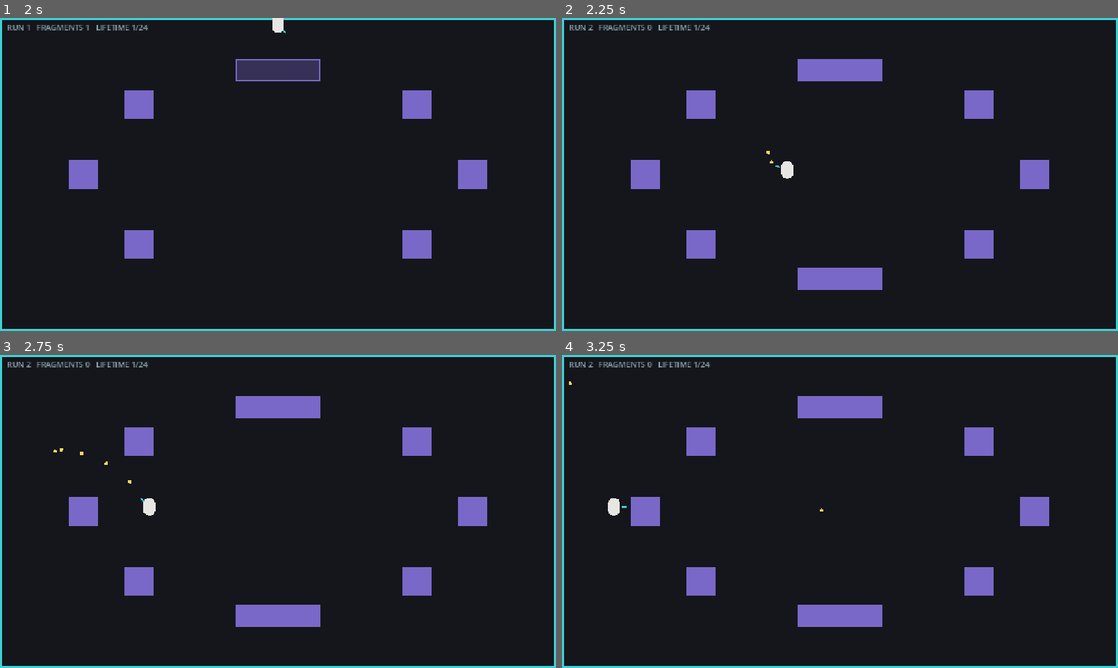
Above: before the commit, frames 1-4 (two rows, left to right).
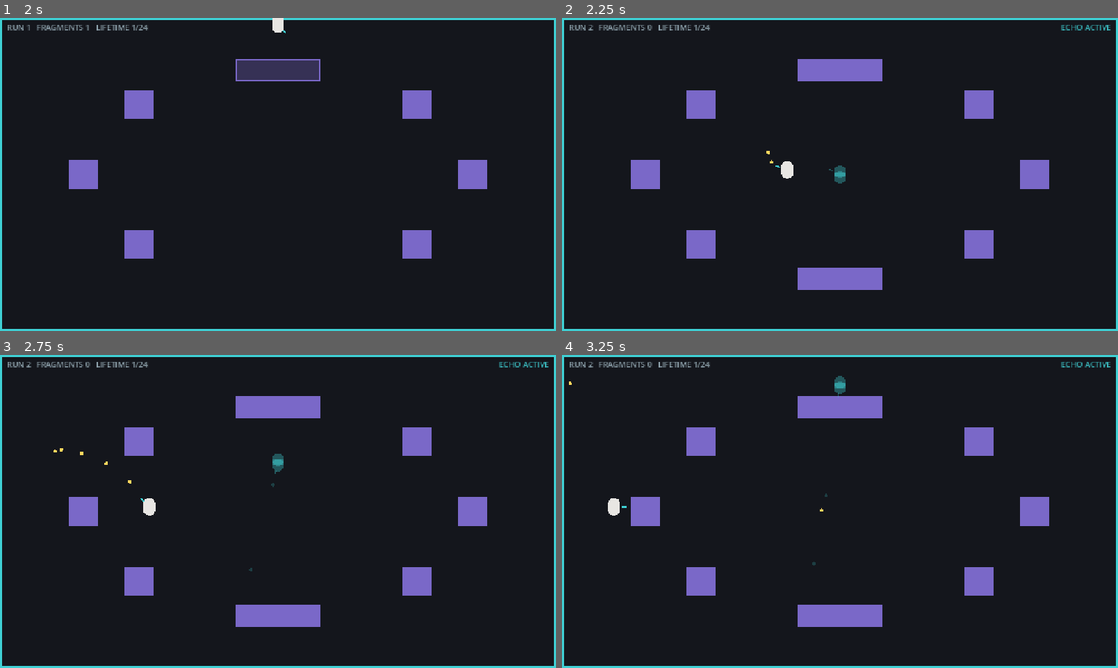
Above: after the commit, the same moments.

Repository: minghuig/echoes-of-tomorrow
Game: Godot game, scene res://view/main.tscn
The game is run twice, just before and just after one commit, with the same random seed, the same clock (stepped at 60 frames per second) and the same inputs.
Inputs (mouse positions are in pixels of both pictures, inside the frame that each line leads up to):
- Up to frame 1 (2 s): tap Enter at 0.5 s; move the mouse to (250, 237) at 0.52 s; press the mouse at (250, 237) at 0.53 s; hold W (move_up) from 0.53 s (still down); tap Space (dodge) at 0.6, 1.55 s; move the mouse to (444, 221) at 1.27 s; release the mouse at (444, 221) at 1.28 s; click (444, 221) at 1.35 s
- Up to frame 2 (2.25 s): tap R (reset) at 2 s; move the mouse to (673, 127) at 2.02 s; release W (move_up) at 2.03 s; press the mouse at (673, 127) at 2.03 s; hold A (move_left) from 2.03 s (still down); tap Space (dodge) at 2.1 s
- Up to frame 3 (2.75 s): keep holding A (move_left)
- Up to frame 4 (3.25 s): keep holding A (move_left); move the mouse to (867, 511) at 2.77 s; release the mouse at (867, 511) at 2.78 s; click (867, 511) at 2.85 s; tap Space (dodge) at 3.05 s

Frame 1 is identical in both runs. In frame 2, 0.2% of the frame differs, in the area x 48-99%, y 2-53%; in frame 3, 0.2%, in the area x 44-99%, y 2-70%; in frame 4, 0.2%.

Commit message:
feat: M3 ghost replay — previous run echoes alongside live play
The architecture gate: each run already records (seed, command_log);
now _start_run() spins up a second SimCore seeded from the previous
run's record and steps it one recorded command per live tick. The echo
renders as a translucent cyan capsule with its own projectiles and
derezzes when its log runs out. Ghost state is never merged into or
read by the live sim.

tests/test_ghost_replay.gd proves the replay: an original run's
checkpoint hashes and final serialized state are reproduced exactly by
a ghost core stepped in lockstep with an unrelated live sim. Wired
into CI next to the determinism test.

Co-Authored-By: Claude Fable 5 <noreply@anthropic.com>
Claude-Session: https://claude.ai/code/session_01ToS2k9xWwyQVcLVzaFd4L7

Diff:
--- /dev/null
+++ b/tests/test_ghost_replay.gd
@@ -0,0 +1,94 @@
+extends SceneTree
+## M3 architecture gate, headless: a recorded run must replay tick-for-tick
+## through a fresh SimCore stepped in lockstep with an unrelated live run.
+## Records (seed, command_log) plus checkpoint hashes from an original run,
+## then re-runs the log as a ghost while a second sim with different seed
+## and inputs advances beside it. Compares every checkpoint hash and the
+## final serialized state byte-for-byte. Exits 0 on PASS, 1 on FAIL.
+##
+##   godot --headless --path . --script res://tests/test_ghost_replay.gd
+
+const SimCoreScript := preload("res://sim/sim_core.gd")
+const SimCommand := preload("res://sim/command.gd")
+
+const RECORD_SEED: int = 4242
+const LIVE_SEED: int = 9001
+const TICK_COUNT: int = 600
+const HASH_INTERVAL: int = 60
+
+
+func _initialize() -> void:
+	# Original run: play it once, keep its log and checkpoint hashes.
+	var recorded_log := _build_command_log(0.031, 12)
+	var original := _run_solo(RECORD_SEED, recorded_log)
+
+	# Ghost replay: re-run the recorded log through a fresh core while a
+	# different live run (different seed, different inputs) steps beside it.
+	var live_log := _build_command_log(0.047, 8)
+	var ghost_core := SimCoreScript.new()
+	ghost_core.setup(RECORD_SEED)
+	var live_core := SimCoreScript.new()
+	live_core.setup(LIVE_SEED)
+
+	var ghost_hashes: Array[int] = []
+	for i in TICK_COUNT:
+		live_core.step(live_log[i])
+		ghost_core.step(recorded_log[i])
+		if (i + 1) % HASH_INTERVAL == 0:
+			ghost_hashes.append(ghost_core.state.state_hash())
+
+	var failed := false
+	for i in ghost_hashes.size():
+		if ghost_hashes[i] != original.hashes[i]:
+			printerr("FAIL: ghost hash mismatch at tick %d (%d != %d)" % [
+				(i + 1) * HASH_INTERVAL, ghost_hashes[i], original.hashes[i]])
+			failed = true
+
+	var ghost_bytes: PackedByteArray = ghost_core.state.serialize()
+	if ghost_bytes != original.final_bytes:
+		printerr("FAIL: ghost final state differs from original run (%d vs %d bytes)" % [
+			ghost_bytes.size(), original.final_bytes.size()])
+		failed = true
+
+	if failed:
+		print("FAIL")
+		quit(1)
+		return
+
+	print("PASS: recorded run replayed identically as ghost — %d ticks, %d checkpoints, %d bytes" % [
+		TICK_COUNT, ghost_hashes.size(), ghost_bytes.size()])
+	print("PASS")
+	quit(0)
+
+
+## Deterministic scripted input; parameters vary the aim sweep and fire
+## rhythm so the original and live runs diverge.
+func _build_command_log(aim_step: float, fire_window: int) -> Array[SimCommand]:
+	var commands: Array[SimCommand] = []
+	var directions: Array[Vector2] = [
+		Vector2.RIGHT, Vector2(1, -1).normalized(), Vector2.UP,
+		Vector2(-1, -1).normalized(), Vector2.LEFT, Vector2(-1, 1).normalized(),
+		Vector2.DOWN, Vector2(1, 1).normalized(),
+	]
+	for i in TICK_COUNT:
+		var cmd := SimCommand.new()
+		cmd.move = directions[(i / 75) % directions.size()]
+		cmd.aim = Vector2.RIGHT.rotated(float(i) * aim_step)
+		cmd.fire = (i % 20) < fire_window
+		cmd.dodge = (i % 96) == 90
+		commands.append(cmd)
+	return commands
+
+
+func _run_solo(seed_value: int, commands: Array[SimCommand]) -> Dictionary:
+	var core := SimCoreScript.new()
+	core.setup(seed_value)
+	var hashes: Array[int] = []
+	for i in commands.size():
+		core.step(commands[i])
+		if (i + 1) % HASH_INTERVAL == 0:
+			hashes.append(core.state.state_hash())
+	return {
+		"hashes": hashes,
+		"final_bytes": core.state.serialize(),
+	}
--- a/view/main.gd
+++ b/view/main.gd
@@ -1,9 +1,11 @@
 extends Node2D
-## M2 view: owns a SimCore, translates raw input into one Command per physics
+## M3 view: owns a SimCore, translates raw input into one Command per physics
 ## tick, and draws the resulting SimState with flat shapes. Read-only — never
 ## writes sim fields. Also owns the run lifecycle (reset, seed selection,
-## command-log recording), the persistent meta layer, and the meta win state
-## (lifetime fragment target -> credits) — all outside the sim.
+## command-log recording), the persistent meta layer, the meta win state
+## (lifetime fragment target -> credits), and the ghost echo: a second
+## SimCore re-running the previous run's (seed, command_log) in lockstep
+## with live play — all outside the sim.
 
 const SimCoreScript := preload("res://sim/sim_core.gd")
 const SimStateScript := preload("res://sim/sim_state.gd")
@@ -57,6 +59,8 @@
 const COLOR_BLOCK := Color("7a68c8")
 const COLOR_CLEAR_TEXT := Color("aef2f4")
 const COLOR_HUD_TEXT := Color("8fa3ad")
+const COLOR_GHOST := Color(0.247, 0.816, 0.831, 0.35)
+const COLOR_GHOST_PROJECTILE := Color(0.247, 0.816, 0.831, 0.22)
 
 var _core: SimCoreScript
 var _meta: RunMetaScript
@@ -68,6 +72,12 @@
 var _credits_ticks: int = 0
 var _win_fragment_target: int = 0
 
+# Ghost echo of the previous run: a parallel SimCore fed the recorded
+# command log, one tick per live tick. Never touches the live sim.
+var _ghost_core: SimCoreScript = null
+var _ghost_log: Array[SimCommand] = []
+var _ghost_tick: int = 0
+
 
 func _ready() -> void:
 	_meta = RunMetaScript.new()
@@ -91,6 +101,7 @@
 	var cmd := _build_command()
 	_command_log.append(cmd)
 	_core.step(cmd)
+	_step_ghost()
 
 	if _core.state.blocks.is_empty():
 		_clear_ticks += 1
@@ -137,6 +148,33 @@
 	_clear_ticks = 0
 	_core = SimCoreScript.new()
 	_core.setup(_run_seed)
+	_spawn_ghost()
+
+
+## Re-run the previous run verbatim as a translucent echo: a fresh SimCore
+## seeded with the recorded seed, stepped one recorded command per live tick.
+func _spawn_ghost() -> void:
+	_ghost_core = null
+	_ghost_log = []
+	_ghost_tick = 0
+	if _last_run == null or _last_run.command_log.is_empty():
+		return
+	_ghost_core = SimCoreScript.new()
+	_ghost_core.setup(_last_run.seed_value)
+	_ghost_log = _last_run.command_log
+
+
+## Advance the echo in lockstep with live play. When its log runs out the
+## echo has caught up to where the previous run ended, and it derezzes.
+func _step_ghost() -> void:
+	if _ghost_core == null or _ghost_tick >= _ghost_log.size():
+		return
+	_ghost_core.step(_ghost_log[_ghost_tick])
+	_ghost_tick += 1
+
+
+func _ghost_active() -> bool:
+	return _ghost_core != null and _ghost_tick < _ghost_log.size()
 
 
 ## Translate raw input into this tick's Command (the only path into the sim).
@@ -175,6 +213,9 @@
 		draw_rect(Rect2(b.pos, b.size), COLOR_BLOCK.lerp(COLOR_BG, 1.0 - strength))
 		draw_rect(Rect2(b.pos, b.size), COLOR_BLOCK, false, 2.0)
 
+	if _ghost_active():
+		_draw_ghost()
+
 	for p: SimStateScript.Projectile in state.projectiles:
 		draw_circle(p.pos, _core.projectile_radius, COLOR_PROJECTILE)
 
@@ -183,6 +224,25 @@
 
 	if state.blocks.is_empty():
 		_draw_clear_banner(state)
+
+
+## The previous run's echo: its capsule, aim tick, and projectiles, all
+## translucent. Its world state (blocks) is deliberately not drawn — only
+## the live run's arena is authoritative on screen.
+func _draw_ghost() -> void:
+	var state: SimStateScript = _ghost_core.state
+
+	for p: SimStateScript.Projectile in state.projectiles:
+		draw_circle(p.pos, _ghost_core.projectile_radius, COLOR_GHOST_PROJECTILE)
+
+	var pos := state.player_pos
+	var r := _ghost_core.player_radius
+	var half_gap := r * 0.45
+	draw_circle(pos + Vector2(0.0, -half_gap), r, COLOR_GHOST)
+	draw_circle(pos + Vector2(0.0, half_gap), r, COLOR_GHOST)
+	draw_rect(Rect2(pos - Vector2(r, half_gap), Vector2(r * 2.0, half_gap * 2.0)), COLOR_GHOST)
+	var aim := state.player_aim
+	draw_line(pos + aim * (r + 4.0), pos + aim * (r + 14.0), COLOR_GHOST, 3.0)
 
 
 func _draw_player(state: SimStateScript) -> void:
@@ -208,6 +268,13 @@
 	draw_string(
 		font, Vector2(16.0, 28.0), text, HORIZONTAL_ALIGNMENT_LEFT, -1, 18,
 		COLOR_HUD_TEXT)
+
+	if _ghost_active():
+		var echo := "ECHO ACTIVE"
+		var width := font.get_string_size(echo, HORIZONTAL_ALIGNMENT_LEFT, -1, 18).x
+		draw_string(
+			font, Vector2(state.arena_size.x - width - 16.0, 28.0), echo,
+			HORIZONTAL_ALIGNMENT_LEFT, -1, 18, Color(COLOR_GHOST, 0.9))
 
 
 ## Scroll the credits up from the bottom, stop with the block centered, then
Not shown, changed: .github/workflows/ci.yml
Not shown, changed: DECISIONS.md
Not shown, changed: README.md
